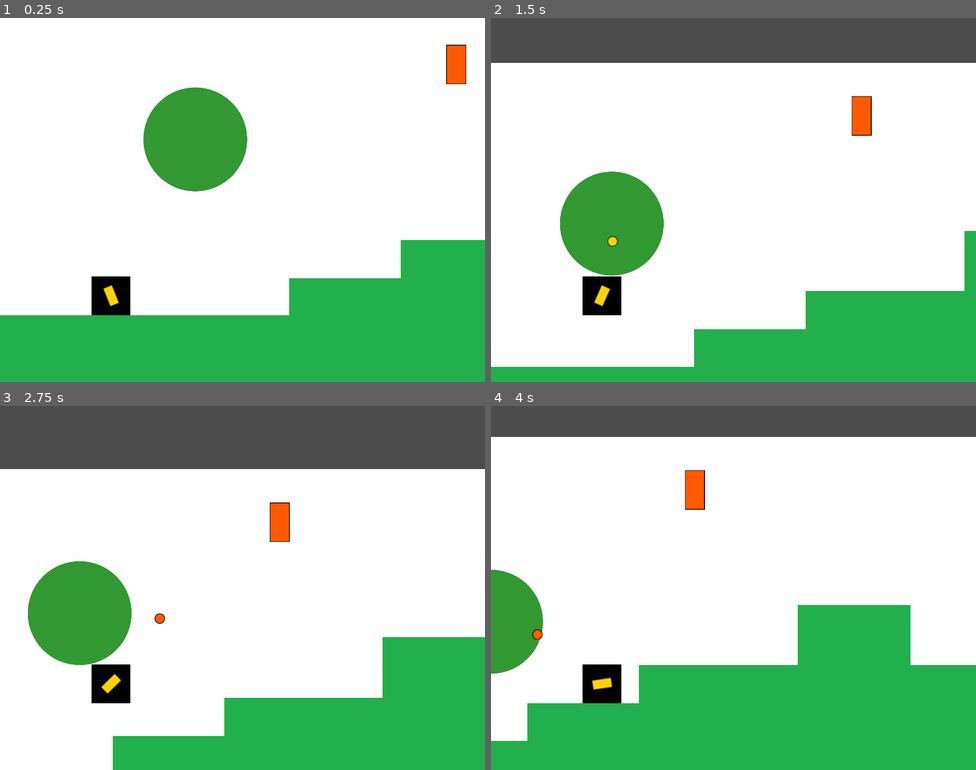
Above: before the commit, frames 1-4 (two rows, left to right).
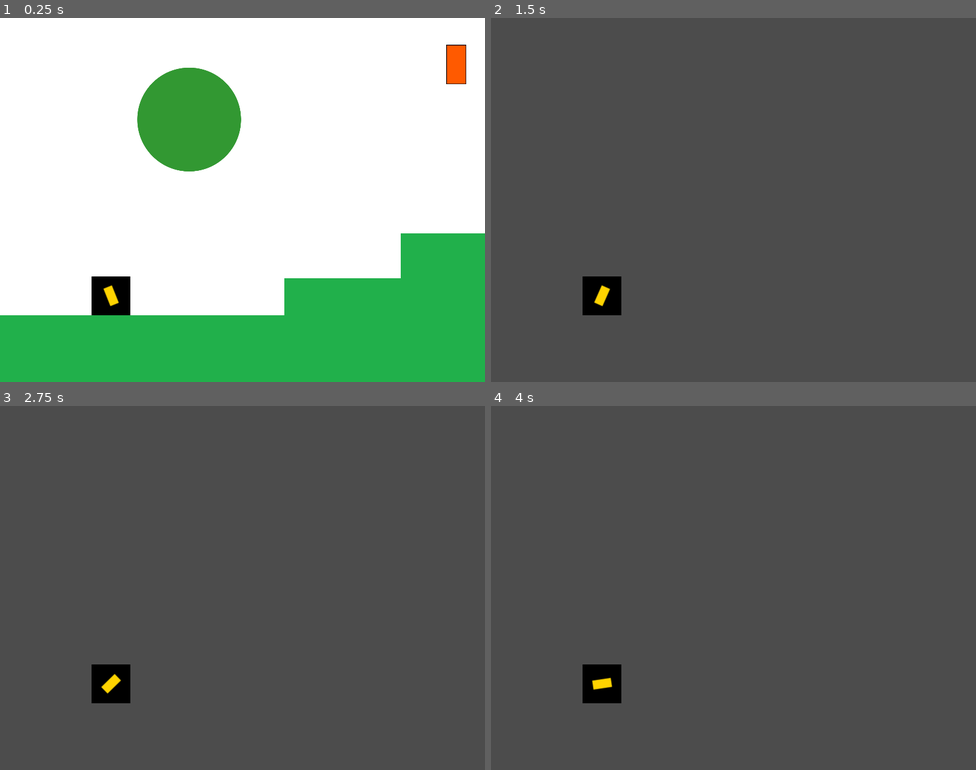
Above: after the commit, the same moments.

Repository: alejandrorossi/idv-entregas
Game: Godot game, scene res://Main.tscn
Same seed, same stepped clock (60 frames per second), same inputs: the game is played once before the commit and once after it.
Inputs (mouse positions are in pixels of both pictures, inside the frame that each line leads up to):
- Up to frame 1 (0.25 s): no input
- Up to frame 2 (1.5 s): move the mouse to (840, 181) at 0.52 s; hold D (move_right) from 0.53 s (still down); tap W (jump) at 0.6, 0.77, 1.07 s; move the mouse to (636, 218) at 1.27 s; click (636, 218) at 1.35 s
- Up to frame 3 (2.75 s): tap W (jump) at 1.52, 1.55, 1.82, 2.1 s; move the mouse to (291, 507) at 2.02 s; release D (move_right) at 2.03 s; hold A (move_left) from 2.03 s (still down)
- Up to frame 4 (4 s): move the mouse to (709, 660) at 2.77 s; release A (move_left) at 2.78 s; hold D (move_right) from 2.78 s (still down); click (709, 660) at 2.85 s; tap W (jump) at 3.02, 3.05, 3.32, 3.6, 3.77 s; move the mouse to (879, 642) at 3.52 s

The runs differ from the first frame. In frame 1, 2.9% of the frame differs, in the area x 28-100%, y 13-82%; in frame 2, 87%; in frame 3, 82%; in frame 4, 91%, in the area x 0-100%, y 8-100%.

Commit message:
ajustes

Diff:
--- a/04-entrega/begin/Main.tscn
+++ b/04-entrega/begin/Main.tscn
@@ -28,25 +28,30 @@
 
 [node name="Player" parent="." instance=ExtResource( 1 )]
 position = Vector2( 188.763, 444.316 )
-GRAVITY = 10.0
+ACCELERATION = 60.0
+GRAVITY = 5.0
 
 [node name="Floor" parent="." instance=ExtResource( 5 )]
 position = Vector2( 1001.26, 570.212 )
 
 [node name="Floor3" parent="." instance=ExtResource( 5 )]
-position = Vector2( 839.99, 526.115 )
+position = Vector2( 832.431, 526.115 )
 scale = Vector2( 10.8337, 3.34742 )
 
 [node name="Floor4" parent="." instance=ExtResource( 5 )]
-position = Vector2( 1023.94, 463.119 )
+position = Vector2( 1023.94, 451.78 )
 scale = Vector2( 10.8337, 3.34742 )
 
 [node name="Floor2" parent="." instance=ExtResource( 5 )]
 position = Vector2( -88.7695, 665.966 )
 rotation = 1.5708
 
+[node name="Floor6" parent="." instance=ExtResource( 5 )]
+position = Vector2( 2063.18, 654.627 )
+rotation = 1.5708
+
 [node name="Floor5" parent="." instance=ExtResource( 5 )]
-position = Vector2( 1021.22, 1253.09 )
+position = Vector2( 939.325, 1229.15 )
 rotation = 1.5708
 
 [node name="Turret" parent="." instance=ExtResource( 4 )]
@@ -56,4 +61,4 @@
 position = Vector2( 1412.05, 437.644 )
 
 [node name="Ball" parent="." instance=ExtResource( 6 )]
-position = Vector2( 327.579, 183.948 )
+position = Vector2( 317.5, 151.19 )
--- a/04-entrega/begin/entities/player/Player.gd
+++ b/04-entrega/begin/entities/player/Player.gd
@@ -37,7 +37,7 @@
 	else:
 		velocity.x = lerp(velocity.x, 0, FRICTION_WEIGHT) if abs(velocity.x) > 1 else 0
 
-	if Input.is_action_just_pressed("jump") && is_on_floor():
+	if Input.is_action_just_pressed("jump") :
 		velocity.y -= jump_speed
 
 	velocity.y += GRAVITY * delta * ACCELERATION
